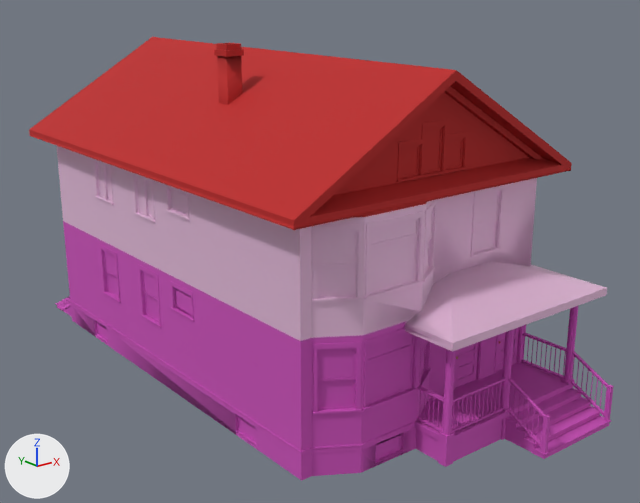
An edit to the OBJ model assets/map/new_objects/structures/house.obj, drawn before and after from the same camera.
Camera for both pictures: a 50 mm camera at (99.8, -287.3, 88.6) aimed at (221.1, -135.7, 27.9). Every picture has the same lights, and +X, +Y and +Z are marked at lower left. Where no turn or scale is listed for an object, it has been applied to the vertices. Vertices at the same position are counted once.

Objects in the first picture: 'house'.
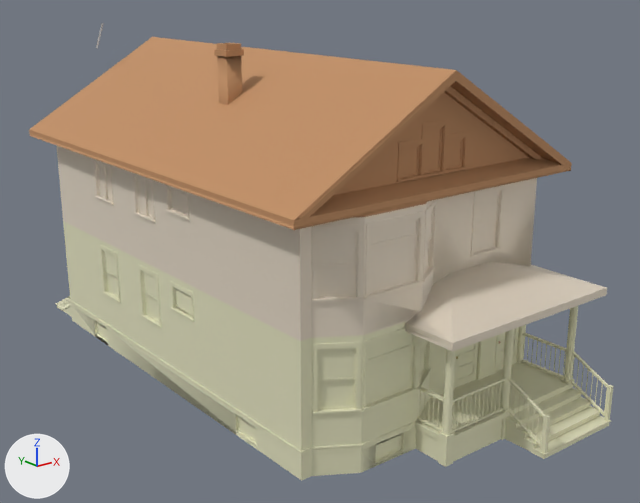
The newer file is also turned or shifted as a whole; pictures and numbers use the older file's frame.

What differs and where, as boxes (x1, y1, x2, y2) in the pictures (640 x 503 px):
part 1 of me_house, added
    after: (96, 23, 103, 49)
part 2 of me_house, recoloured (pink to grey)
    both: (56, 145, 607, 352)
part 3 of me_house, recoloured
    both: (29, 37, 572, 343)
part 4 of me_house, recoloured
    both: (55, 221, 613, 481)

Diff of the bpy script that builds the scene:
```diff
--- a/assets/map/new_objects/structures/house.obj.py
+++ b/assets/map/new_objects/structures/house.obj.py
@@ mat_map_resized_house_wire_229166215 @@
+mat_map_resized_house_wire_229166215 = principled_material('map_resized:house:wire_229166215')
+mat_map_resized_house_wire_229166215.base_color = (0.9, 0.83, 0.72)  # white #f3ebdd
+mat_map_resized_house_wire_229166215.metallic = 0.833
+mat_map_resized_house_wire_229166215.roughness = 0.821
@@ mat_map_resized_house_wire_134006006 @@
+mat_map_resized_house_wire_134006006 = principled_material('map_resized:house:wire_134006006')
+mat_map_resized_house_wire_134006006.base_color = (0.58, 0.31, 0.15)  # orange #c8976c
+mat_map_resized_house_wire_134006006.metallic = 0.293
+mat_map_resized_house_wire_134006006.roughness = 0.821
@@ mat_map_resized_house_wire_177028149 @@
+mat_map_resized_house_wire_177028149 = principled_material('map_resized:house:wire_177028149')
+mat_map_resized_house_wire_177028149.base_color = (0.88, 0.87, 0.65)  # white #f1f0d3
+mat_map_resized_house_wire_177028149.metallic = 0.617
+mat_map_resized_house_wire_177028149.roughness = 0.821
@@ mat_initialshadinggroup @@
+mat_initialshadinggroup = principled_material('initialShadingGroup')
+mat_initialshadinggroup.base_color = (0.5, 0.5, 0.5)  # grey #bcbcbc
+mat_initialshadinggroup.roughness = 1.0
@@ me_house @@
 # used by ob_house; location = (0.0, 0.0, 0.0)
 # verts and faces of me_house; kept vertices keep their numbers, new ones are numbered from 12983
-me_house.from_pydata(...)  # 12983 vertices, 13829 faces; spans x 181.6..253.6, y -196.9..-60.7, z 0.0..74.8
+me_house.from_pydata(...)  # 12991 vertices, 13835 faces; spans x 181.6..253.6, y -196.9..-60.7, z 0.0..76.6
+# me_house part 1
+verts[12983] = (200.9, -68.8, 70.3)  # pixel (96, 48)
+verts[12984] = (201.0, -69.2, 70.2)  # pixel (97, 48)
+verts[12985] = (200.8, -68.9, 70.3)  # pixel (95, 48)
+for new, old in zip([12986, 12987, 12988], [12983, 12984, 12985]): verts[new] = verts[old] + (1.8, -0.6, 6.3)
+verts[12989] = (201.2, -69.1, 70.2)  # pixel (97, 48)
+verts[12990] = (203.0, -69.7, 76.4)  # pixel (103, 23)
+faces += [(12983, 12989, 12984, 12985), (12984, 12989, 12990, 12987), (12986, 12988, 12987, 12990), (12983, 12985, 12988, 12986), (12984, 12987, 12988, 12985), (12983, 12986, 12990, 12989)]  # mat_initialshadinggroup (grey #bcbcbc)
+# me_house part 2: 5866 faces spanning x 186.0..252.4, y -190.5..-72.5, z 12.7..49.2 switch from mat_house_wire_229166215 (white #f3d3ec) to mat_map_resized_house_wire_229166215 (white #f3ebdd)
+# me_house part 3: 541 faces spanning x 181.6..253.6, y -178.5..-68.1, z 12.7..74.8 switch from mat_house_wire_134006006 (red #c02727) to mat_map_resized_house_wire_134006006 (orange #c8976c)
+# me_house part 4: 6870 faces spanning x 186.0..249.2, y -196.9..-60.7, z 0.0..37.1 switch from mat_house_wire_177028149 (pink #d85dc8) to mat_map_resized_house_wire_177028149 (white #f1f0d3)
 me_house.materials.append(mat_house_wire_006134006)
@@ me_house @@
 me_house.materials.append(mat_house_wire_143224087)
+me_house.materials.append(mat_initialshadinggroup)  # grey #bcbcbc
```
